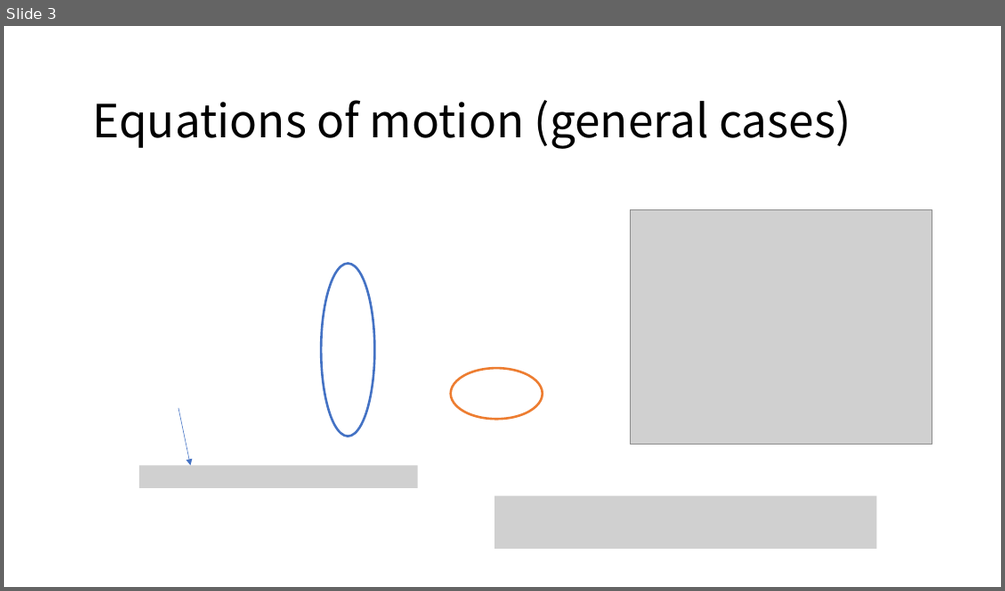
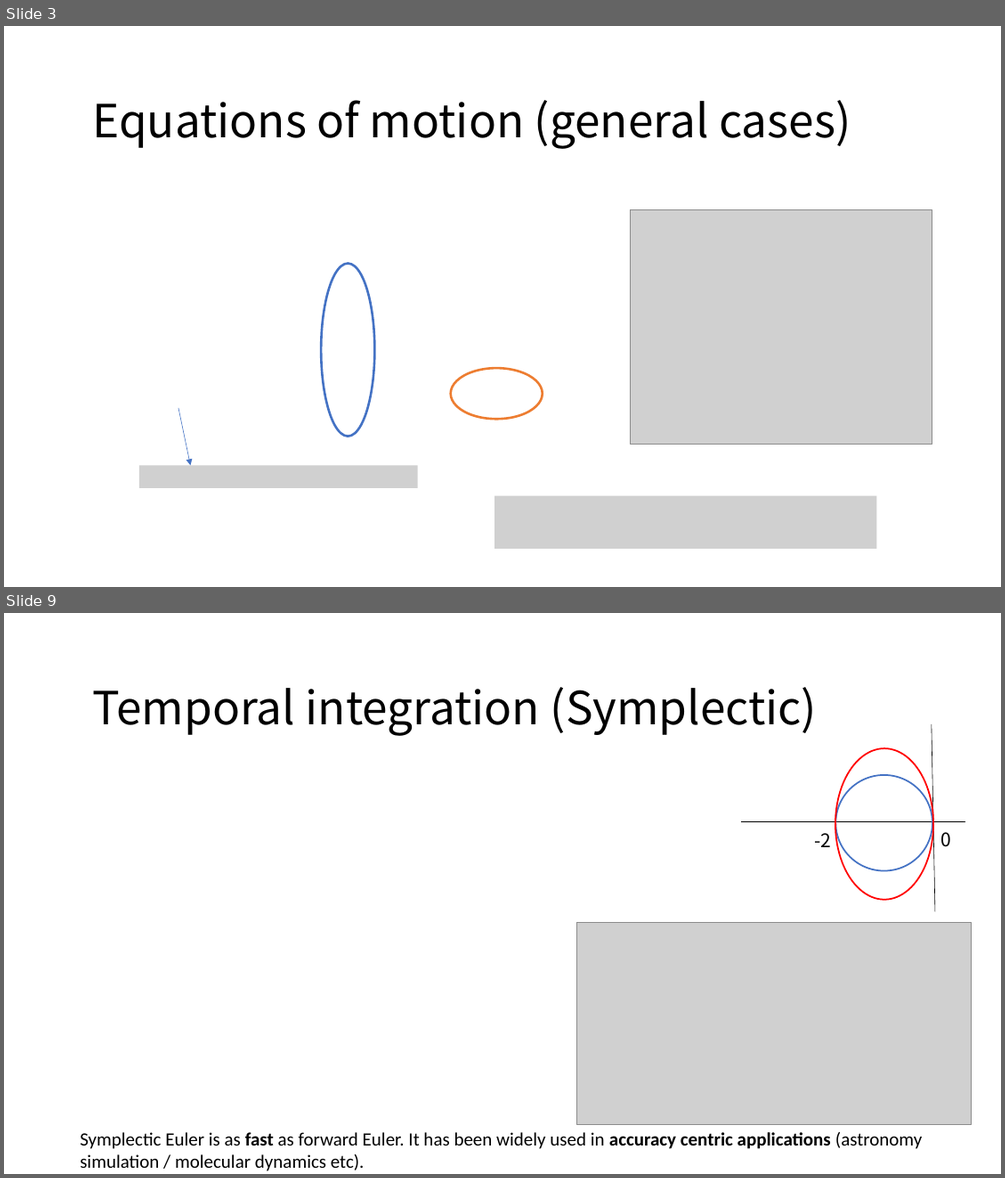
Before and after one commit to LILKOTYO/Lab-Presentation, a slide deck: 20220725_simulation/Deformable Simulation.pptx. Shown one above the other, each under a label of ours: slide 3 before the commit, slides 3 and 9 after it; the slides between them are not shown. The pictures are 1005x591 and 1005x1178 pixels, drawn with LibreOffice and Linux fonts; fonts in the diff are those of the drawing; grey boxes stand for pictures. Boxes give left, top, right and bottom in pixels: in the first picture for what was removed or moved away, otherwise in the second. Text is boxed around its words. In the diff, an @@ line names an element or a change of style, - is before the commit and + after.

```diff
--- a/20220725_simulation/Deformable Simulation.pptx
+++ b/20220725_simulation/Deformable Simulation.pptx
@@ slide 9 added at box(4, 613, 1001, 1174), background #FFFFFF @@
@@ text added at box(92, 687, 817, 736), 44 pt, text #000000 @@
+Temporal integration (Symplectic)
@@ line added from (931, 724) to (935, 911), #000000 0.5 pt @@
@@ ellipse added at box(835, 748, 933, 900), outline #FF0000 1.5 pt @@
@@ ellipse added at box(835, 775, 932, 871), outline #4472C4 1.5 pt @@
@@ line added from (741, 821) to (965, 821), #000000 0.5 pt @@
@@ text added at box(814, 833, 831, 847), 18 pt, text #000000 @@
+-2
@@ text added at box(940, 832, 951, 847), 18 pt, text #000000 @@
+0
@@ picture added at box(577, 922, 971, 1124) @@
@@ text added at box(80, 1132, 922, 1171), 18 pt, text #000000 @@
+Symplectic Euler is as fast as forward Euler. It has been widely used in accuracy centric applications (astronomy simulation / molecular dynamics etc).
```
Also in this commit, not shown: 6 slides changed, 3 other slides added, 7 other files.
